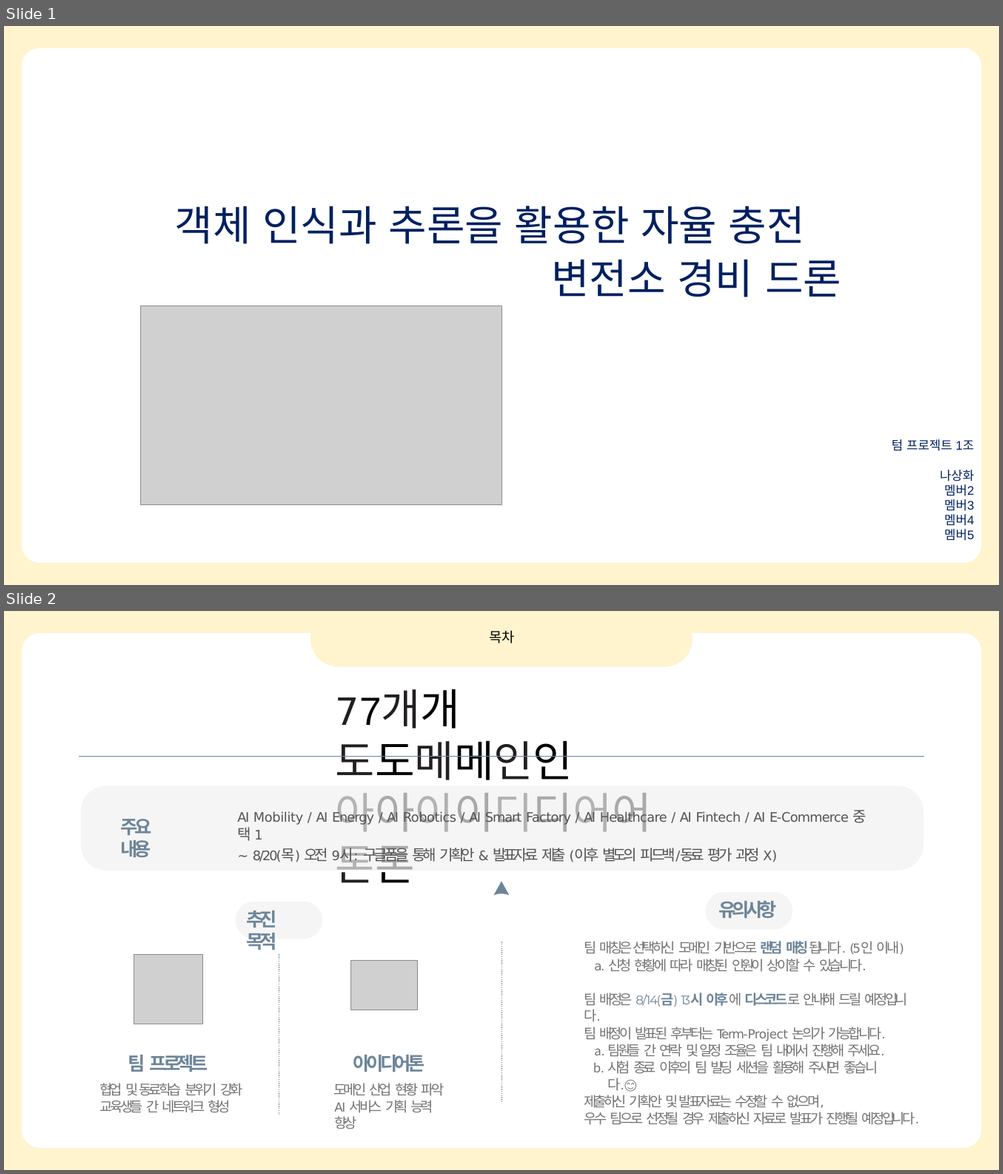
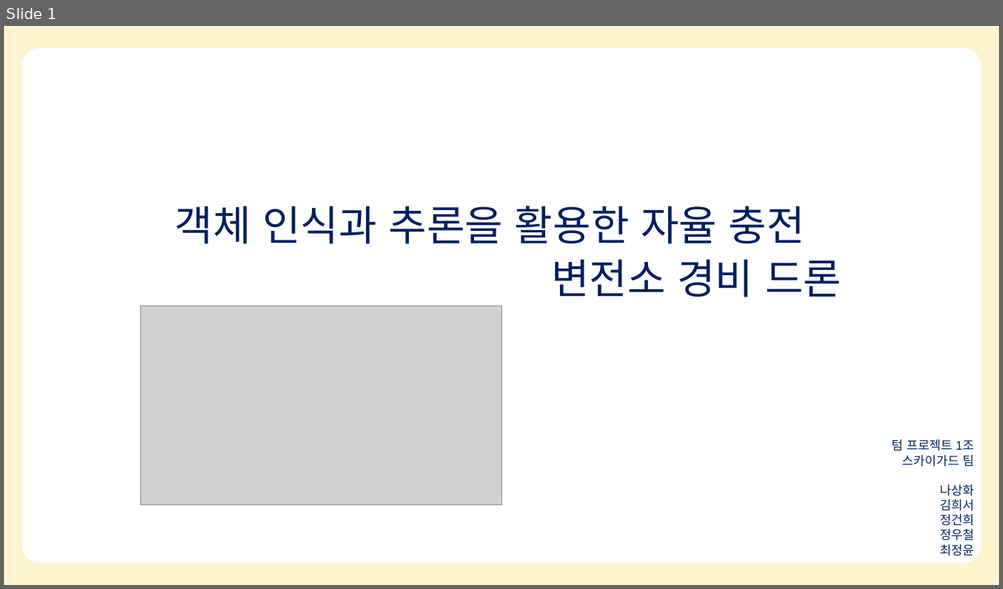
Before and after one commit to Sanghwa-Na/Codyssey, a slide deck: 입학연수과정/텀 프로젝트/객체 인식과 추론을 활용한 자율 충전 변전소 드론.pptx. Shown one above the other, each under a label of ours: slides 1 and 2 before the commit, slide 1 after it. The pictures are 1003x1174 and 1003x589 pixels, drawn with LibreOffice and Linux fonts; fonts in the diff are those of the drawing; grey boxes stand for pictures; background and template pictures are left out. Boxes give left, top, right and bottom in pixels: in the first picture for what was removed or moved away, otherwise in the second. Text is boxed around its words. In the diff, an @@ line names an element or a change of style, - is before the commit and + after.

```diff
--- a/입학연수과정/텀 프로젝트/객체 인식과 추론을 활용한 자율 충전 변전소 드론.pptx
+++ b/입학연수과정/텀 프로젝트/객체 인식과 추론을 활용한 자율 충전 변전소 드론.pptx
@@ slide 2 removed at bbox=[4, 611, 999, 1170], background #FFFFFF; not listed: 2 template elements that a slide beside it also shows @@
@@ freeform shape removed at bbox=[310, 611, 692, 667] @@
@@ text removed at bbox=[489, 630, 514, 644] @@
-목차
@@ title removed at bbox=[336, 741, 652, 883] @@
-77개개 도도메메인인 아아이이디디어어톤톤
@@ freeform shape removed at bbox=[79, 756, 924, 756] @@
@@ freeform shape removed at bbox=[80, 786, 923, 871] @@
@@ text removed at bbox=[237, 810, 866, 866] @@
-AI Mobility / AI Energy / AI Robotics / AI Smart Factory / AI Healthcare / AI Fintech / AI E-Commerce 중 택 1
-~ 8/20(목) 오전 9시: 구글폼을 통해 기획안 & 발표자료 제출 (이후 별도의 피드백/동료 평가 과정 X)
@@ text removed at bbox=[120, 819, 151, 857] @@
-주요 내용
@@ freeform shape removed at bbox=[493, 882, 509, 895] @@
@@ freeform shape removed at bbox=[706, 892, 792, 930] @@
@@ freeform shape removed at bbox=[235, 902, 322, 940] @@
@@ text removed at bbox=[247, 911, 278, 950] @@
-추진 목적
@@ text removed at bbox=[718, 901, 777, 918] @@
-유의사항
@@ freeform shape removed at bbox=[502, 942, 502, 1102] @@
@@ text removed at bbox=[583, 941, 908, 1007] @@
-팀 매칭은 선택하신 도메인 기반으로 랜덤 매칭됩니다. (5인 이내)
-a. 신청 현황에 따라 매칭된 인원이 상이할 수 있습니다.
-팀 배정은 8/14(금) 13시 이후에 디스코드로 안내해 드릴 예정입니다.
@@ picture removed at bbox=[134, 954, 203, 1024] @@
@@ freeform shape removed at bbox=[279, 954, 279, 1115] @@
@@ picture removed at bbox=[350, 960, 417, 1010] @@
@@ text removed at bbox=[583, 1027, 881, 1074] @@
-팀 배정이 발표된 후부터는 Term-Project 논의가 가능합니다.
-a. 팀원들 간 연락 및 일정 조율은 팀 내에서 진행해 주세요.
-b. 시험 종료 이후의 팀 빌딩 세션을 활용해 주시면 좋습니다.😊
@@ text removed at bbox=[100, 1055, 243, 1113] @@
-팀 프로젝트
-협업 및 동료학습 분위기 강화
-교육생들 간 네트워크 형성
@@ text removed at bbox=[333, 1055, 444, 1113] @@
-아이디어톤
-도메인 산업 현황 파악
-AI 서비스 기획 능력 향상
@@ text removed at bbox=[583, 1095, 915, 1125] @@
-제출하신 기획안 및 발표자료는 수정할 수 없으며,
-우수 팀으로 선정될 경우 제출하신 자료로 발표가 진행될 예정입니다.
@@ slide 1 changed as well @@
@@ text at bbox=[902, 455, 973, 467]: paragraph added @@
+스카이가드 팀
@@ text at bbox=[939, 500, 973, 557]: text changed @@
-멤버2
-멤버3
-멤버4
-멤버5
+김희서
+정건희
+정우철
+최정윤
```
Also in this commit, not shown: 1 other slide changed, 6 slides added, 7 other slides removed.
